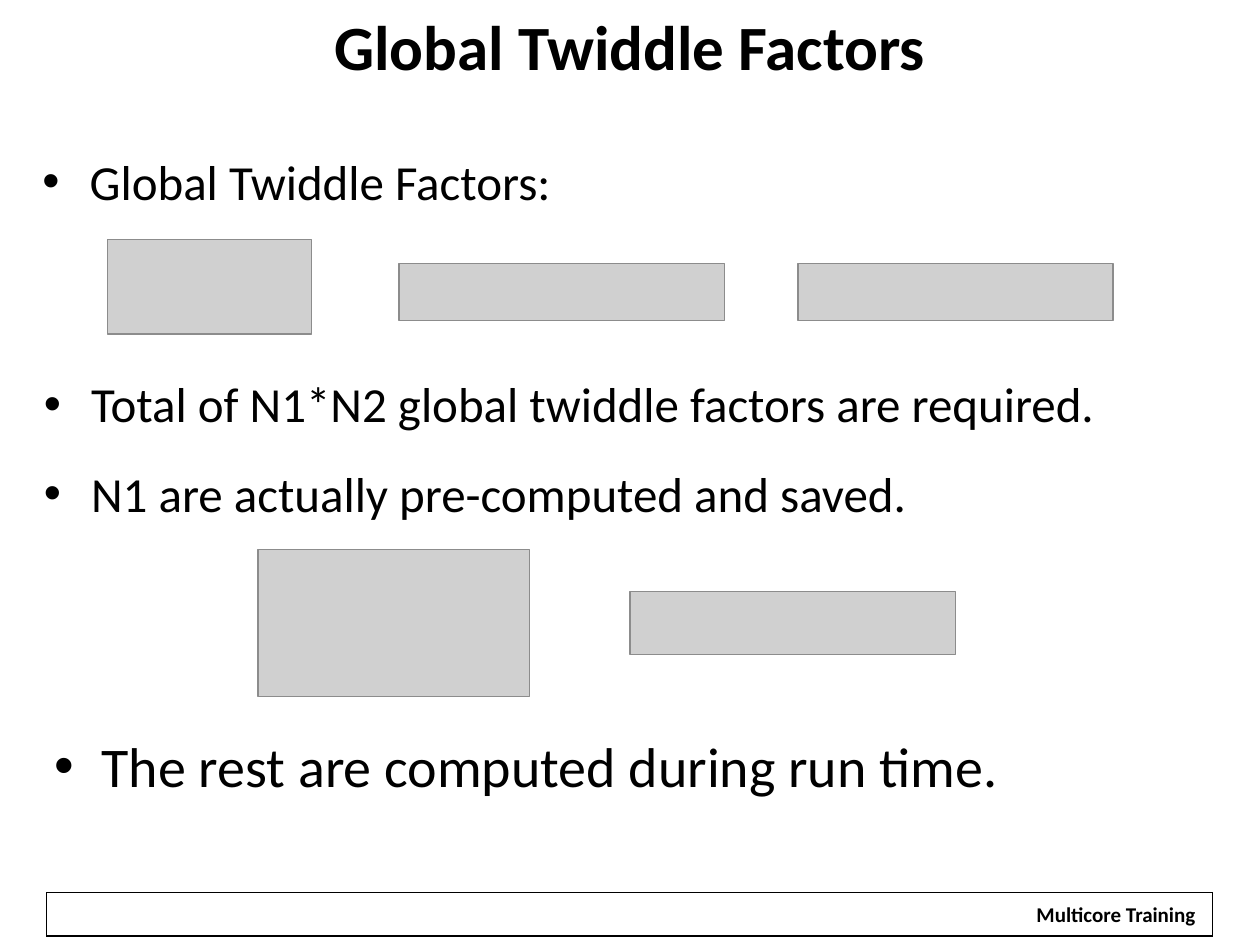
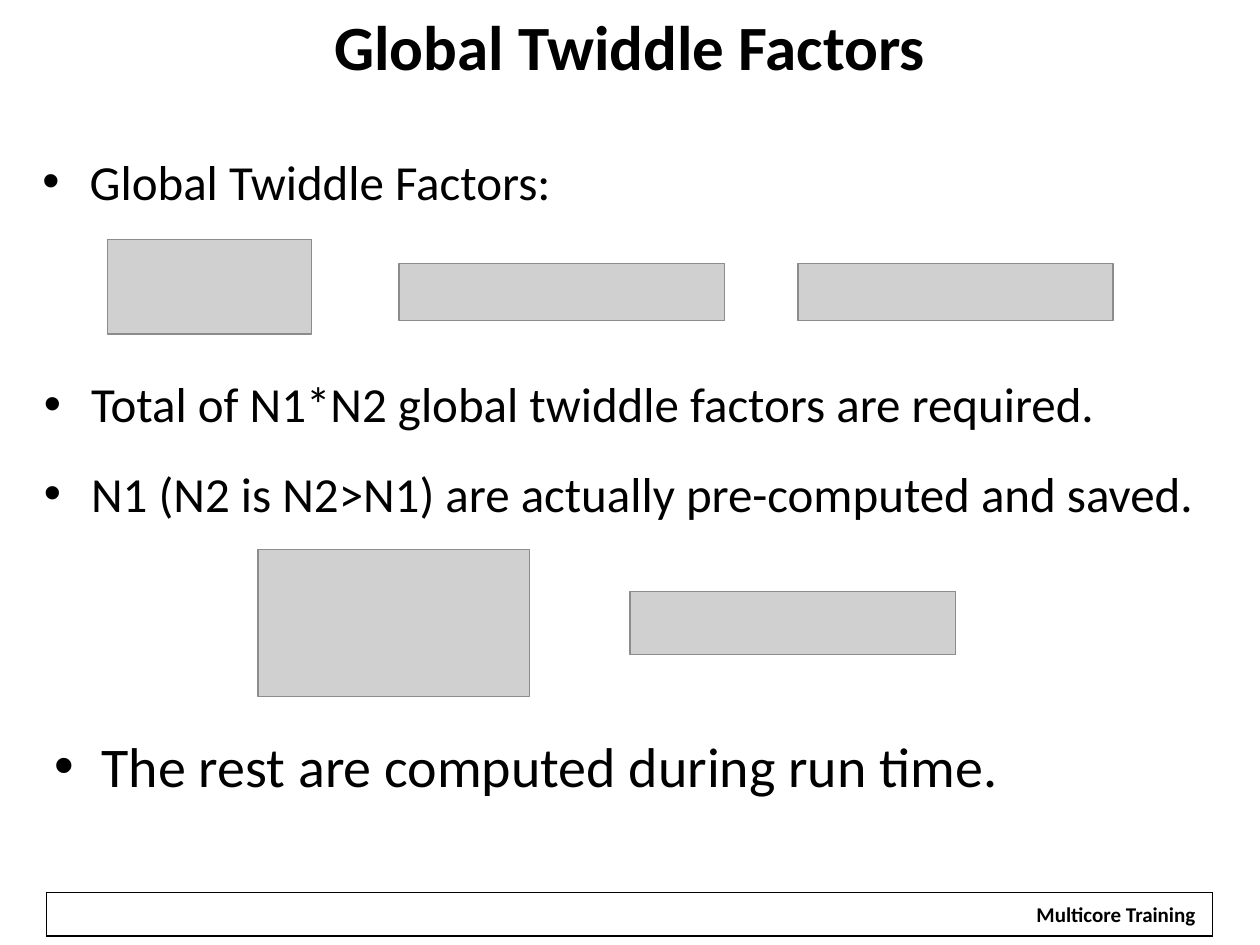
Before and after one commit to hari1989/keystone-workshop, a slide deck: slide 44 of slides/KeyStone Multicore Design.pptx (slide 46 before the commit). Drawn at 1260x945 pixels with LibreOffice and Linux fonts; fonts in the diff are those of the drawing; grey boxes stand for pictures; background and template pictures are left out. Boxes give left, top, right and bottom in pixels: in the first picture for what was removed or moved away, otherwise in the second. Text is boxed around its words. In the diff, an @@ line names an element or a change of style, - is before the commit and + after.

```diff
--- a/slides/KeyStone Multicore Design.pptx
+++ b/slides/KeyStone Multicore Design.pptx
@@ text at (91,476,1193,520): text changed @@
-• N1 are actually pre-computed and saved.
+• N1 (N2 is N2>N1) are actually pre-computed and saved.
```
Also in this commit, not shown: 14 other slides changed, 2 slides removed.
